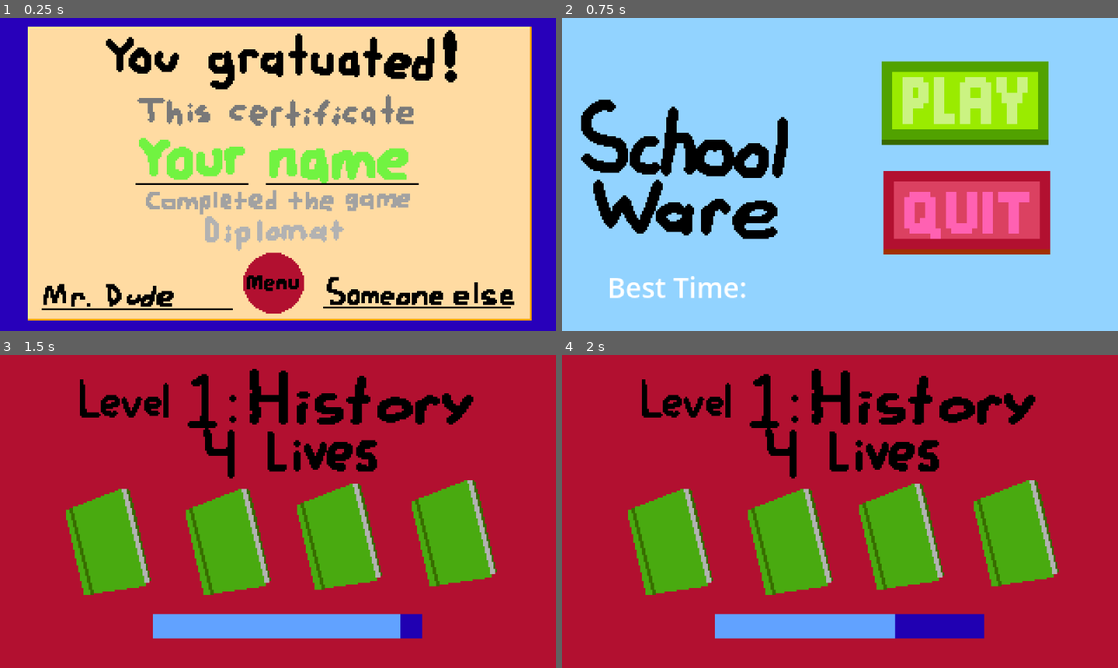
Above: before the commit, frames 1-4 (two rows, left to right).
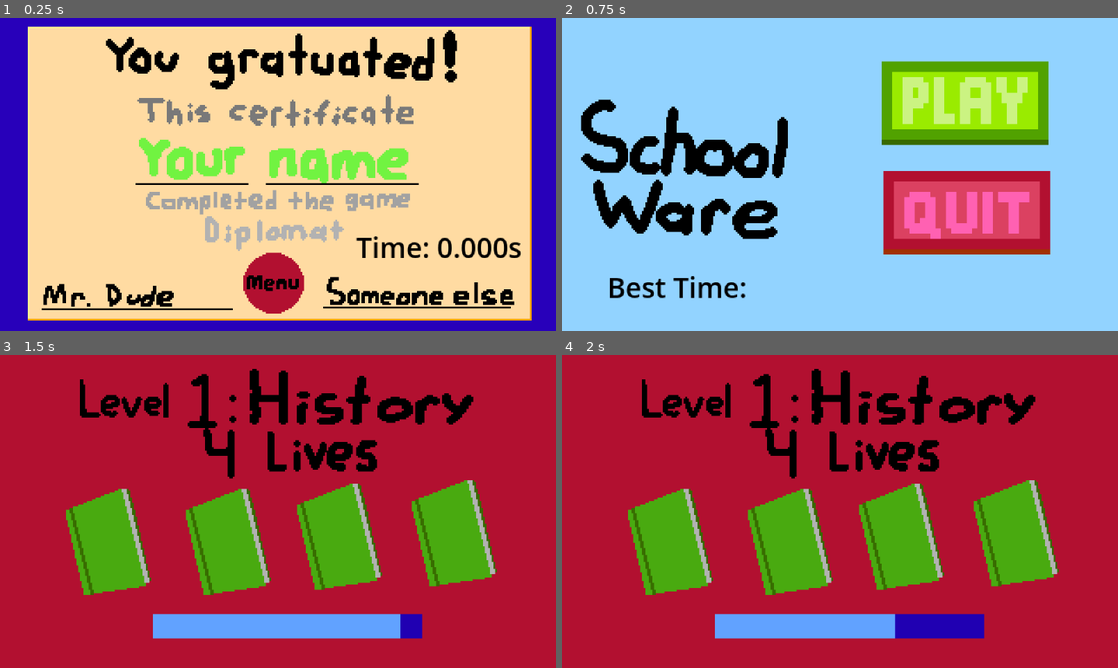
Above: after the commit, the same moments.

Repository: ObedH/school-ware
Game: Godot game, scene res://scenes/win/win.tscn
Same seed, same stepped clock (60 frames per second), same inputs: the game is played once before the commit and once after it. This scene is started directly instead of the project's main scene.
Inputs (mouse positions are in pixels of both pictures, inside the frame that each line leads up to):
- Up to frame 1 (0.25 s): no input
- Up to frame 2 (0.75 s): click (845, 296) at 0.5 s
- Up to frame 3 (1.5 s): click (400, 439) at 1.25 s
- Up to frame 4 (2 s): no input

The runs differ from the first frame. In frame 1, 0.8% of the frame differs, in the area x 64-94%, y 69-77%; in frame 2, 0.7%; in frame 3, nothing differs; in frame 4, nothing differs.

Commit message:
Fixed a speedrun timer bug and added the best time to the main menu
The bug was that if you replay the game, your time would get added onto however long it took you to beat it the last time, so your time would keep getting larger even after you finished the game

Diff:
--- a/globals/global.gd
+++ b/globals/global.gd
@@ -31,6 +31,7 @@
 
 
 func restart() -> void:
+	total_time = 0
 	lives = 4
 	level_num = 1
 	get_tree().change_scene_to_file("res://scenes/menu/menu.tscn")
--- a/scenes/menu/menu.tscn
+++ b/scenes/menu/menu.tscn
@@ -3,6 +3,9 @@
 [ext_resource type="Script" uid="uid://c5jrd0ttg5isu" path="res://scenes/menu/menu.gd" id="1_klgdb"]
 [ext_resource type="Texture2D" uid="uid://c3vikrw7irfeg" path="res://scenes/menu/background.png" id="2_mcvr8"]
 [ext_resource type="Texture2D" uid="uid://d1xdi15v2sols" path="res://ui/ui_sheet.png" id="3_e0arn"]
+
+[sub_resource type="LabelSettings" id="LabelSettings_vx0oi"]
+font_color = Color(0, 0, 0, 1)
 
 [sub_resource type="AtlasTexture" id="AtlasTexture_f2vb4"]
 atlas = ExtResource("3_e0arn")
@@ -50,6 +53,7 @@
 offset_right = 124.0
 offset_bottom = 166.0
 text = "Best Time: "
+label_settings = SubResource("LabelSettings_vx0oi")
 
 [node name="PlayButton" type="TextureButton" parent="." unique_id=2006450903]
 layout_mode = 0
--- a/scenes/win/win.gd
+++ b/scenes/win/win.gd
@@ -1,9 +1,11 @@
 extends Control
 @onready var back_button: TextureButton = $BackButton
+@onready var label: Label = $Label
 
 
 func _ready() -> void:
 	back_button.grab_focus()
+	label.text = "Time: %.3fs" % Global.total_time
 
 
 func _on_back_pressed() -> void:
--- a/scenes/win/win.tscn
+++ b/scenes/win/win.tscn
@@ -3,6 +3,9 @@
 [ext_resource type="Script" uid="uid://dtnu4crdpgpvq" path="res://scenes/win/win.gd" id="1_020m0"]
 [ext_resource type="Texture2D" uid="uid://djf2gk4jy73qu" path="res://scenes/win/win_bg.png" id="2_bhp81"]
 [ext_resource type="Texture2D" uid="uid://d1xdi15v2sols" path="res://ui/ui_sheet.png" id="3_vx0oi"]
+
+[sub_resource type="LabelSettings" id="LabelSettings_e7wlo"]
+font_color = Color(0, 0, 0, 1)
 
 [sub_resource type="AtlasTexture" id="AtlasTexture_1dboi"]
 atlas = ExtResource("3_vx0oi")
@@ -27,6 +30,15 @@
 offset_bottom = 40.0
 texture = ExtResource("2_bhp81")
 
+[node name="Label" type="Label" parent="." unique_id=791378214]
+layout_mode = 0
+offset_left = 205.0
+offset_top = 120.0
+offset_right = 252.0
+offset_bottom = 143.0
+text = "Time: "
+label_settings = SubResource("LabelSettings_e7wlo")
+
 [node name="BackButton" type="TextureButton" parent="." unique_id=1824783177]
 layout_mode = 0
 offset_left = 142.0
